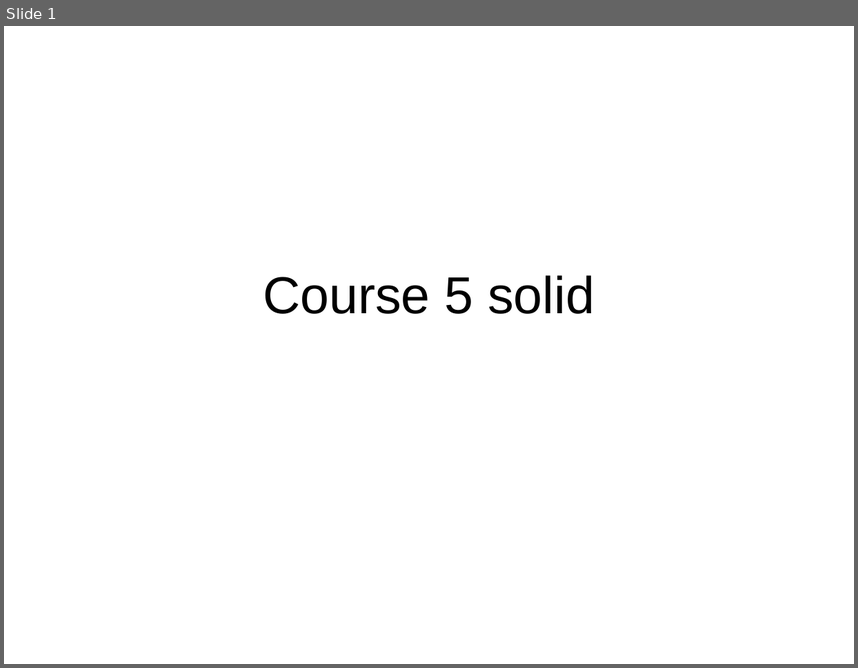
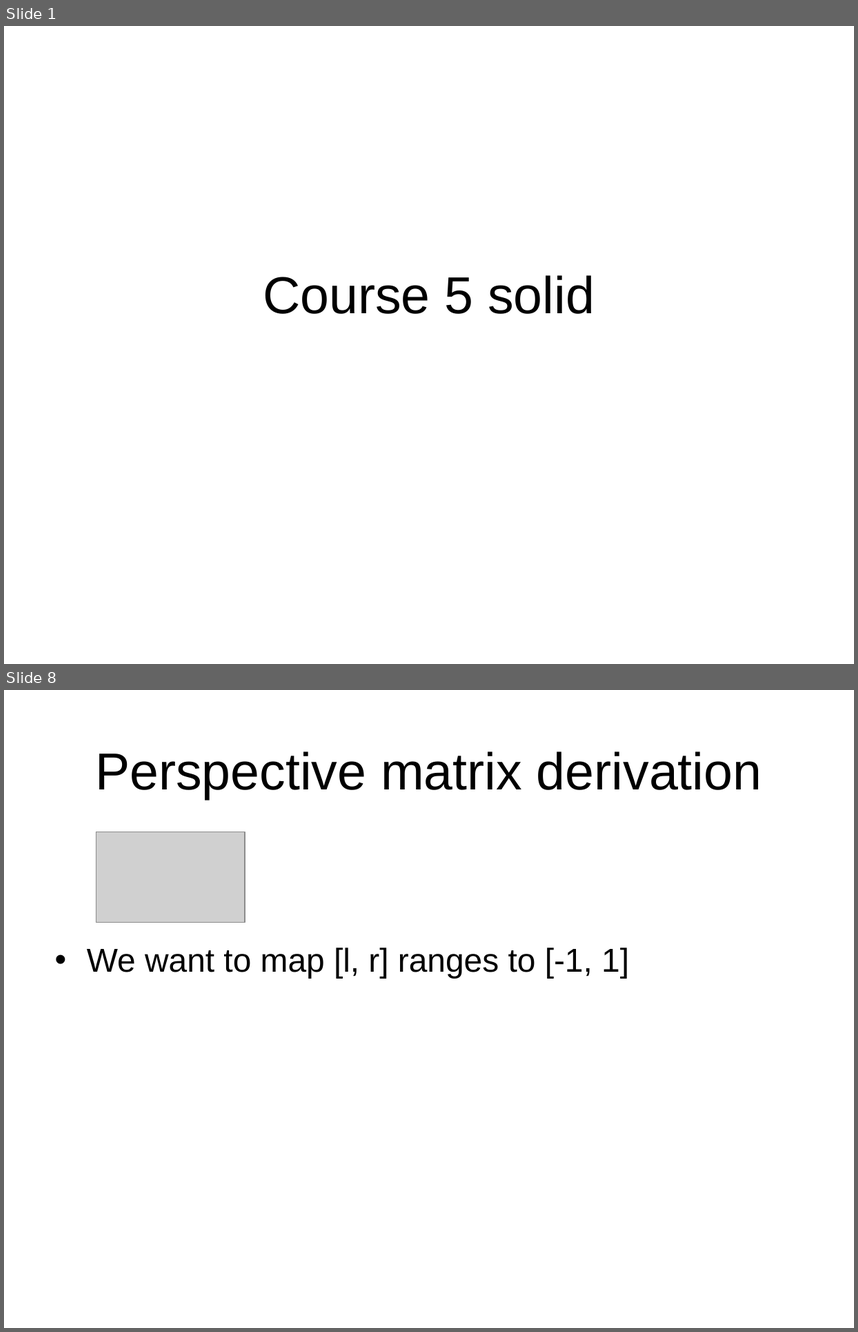
Before and after one commit to ianslayer/gpu_course, a slide deck: course5/course5.ppt. Shown one above the other, each under a label of ours: slide 1 before the commit, slides 1 and 8 after it; the slides between them are not shown. The pictures are 858x668 and 858x1332 pixels, drawn with LibreOffice and Linux fonts; fonts in the diff are those of the drawing; grey boxes stand for pictures. Boxes give left, top, right and bottom in pixels: in the first picture for what was removed or moved away, otherwise in the second. Text is boxed around its words. In the diff, an @@ line names an element or a change of style, - is before the commit and + after.

```diff
--- a/course5/course5.ppt
+++ b/course5/course5.ppt
@@ slide 8 added at [4, 690, 854, 1328], background #FFFFFF @@
@@ title added at [95, 751, 762, 799], 44 pt, text #000000 @@
+Perspective matrix derivation
@@ picture added at [96, 832, 245, 922] @@
@@ text added at [87, 947, 629, 978], 28 pt, text #000000 @@
+• We want to map [l, r] ranges to [-1, 1]
```
Also in this commit, not shown: 20 other slides added, 7 slides removed, 31 other files.
